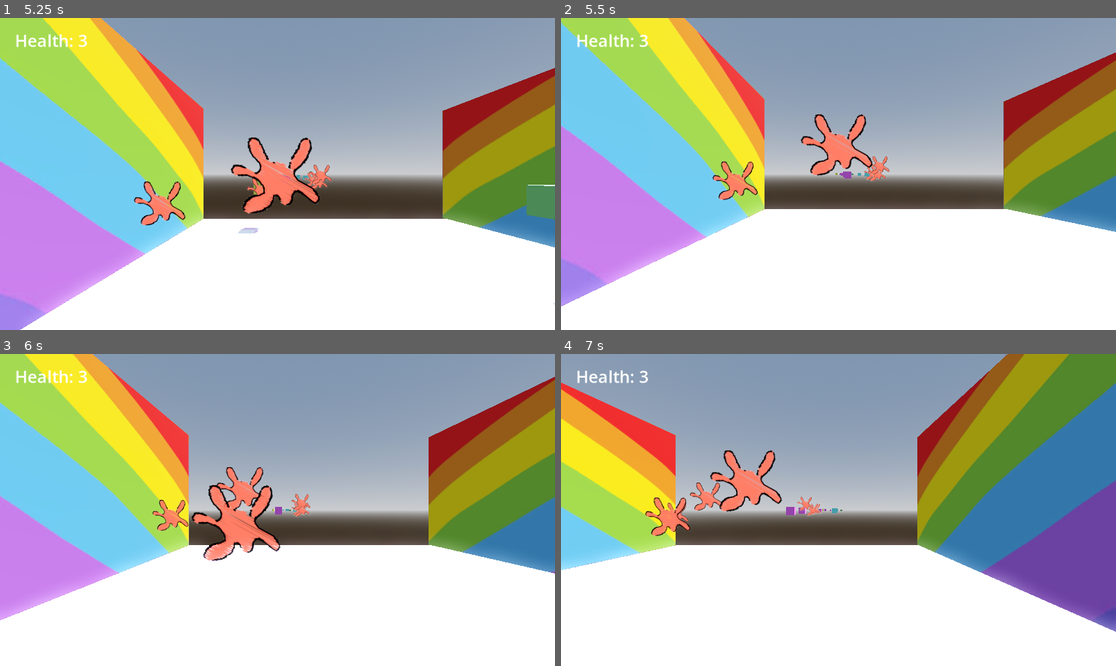
Above: before the commit, frames 1-4 (two rows, left to right).
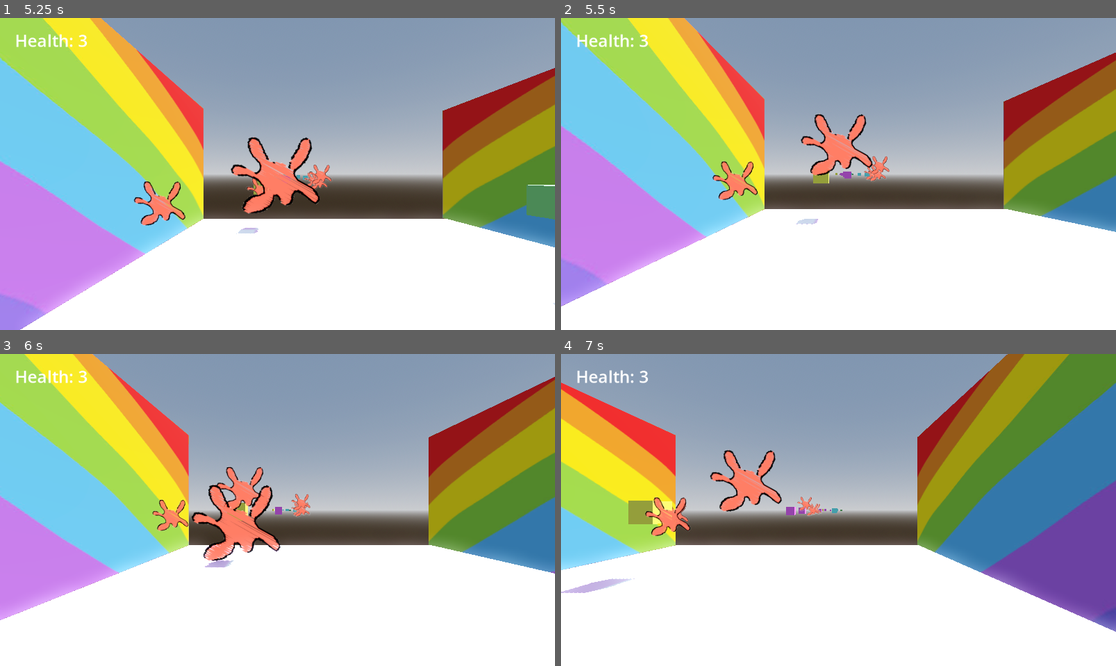
Above: after the commit, the same moments.

Repository: Ava-TU/ShooterGame_Assignment
Game: Godot game, scene res://Scenes/Level.tscn
The game is run twice, just before and just after one commit, with the same random seed, the same clock (stepped at 60 frames per second) and the same inputs. The project has no main scene, so this scene is started directly.
Inputs (mouse positions are in pixels of both pictures, inside the frame that each line leads up to):
- Up to frame 1 (5.25 s): tap Enter (ui_accept) at 0.5, 0.77, 1.52, 3.02, 3.77, 4.52 s; move the mouse to (249, 236) at 0.52 s; hold Up (ui_up) 0.53-2.03 s; click (249, 236) at 0.6 s; move the mouse to (444, 220) at 1.27 s; click (444, 220) at 1.35 s; move the mouse to (111, 127) at 2.02 s; hold A (left) 2.03-3.53 s; click (111, 127) at 2.1 s; move the mouse to (305, 174) at 2.77 s; click (305, 174) at 2.85 s; move the mouse to (194, 96) at 3.52 s; hold Down (ui_down) 3.53-4.28 s; click (194, 96) at 3.6 s; move the mouse to (399, 158) at 4.27 s; hold D (right) 4.28-5.03 s; click (399, 158) at 4.35 s; move the mouse to (166, 189) at 5.02 s; hold Up (ui_up) from 5.03 s (still down); click (166, 189) at 5.1 s
- Up to frame 2 (5.5 s): keep holding Up (ui_up)
- Up to frame 3 (6 s): move the mouse to (333, 441) at 5.77 s; release Up (ui_up) at 5.78 s; hold D (right) from 5.78 s (still down); click (333, 441) at 5.85 s
- Up to frame 4 (7 s): keep holding D (right); tap Enter (ui_accept) at 6.02, 6.77 s; move the mouse to (810, 572) at 6.52 s; click (810, 572) at 6.6 s

Frame 1 is identical in both runs. In frame 2, 0.1% of the frame differs, in the area x 42-49%, y 48-67%; in frame 3, 0.1%; in frame 4, 0.9%, in the area x 0-30%, y 41-77%.

Commit message:
score WORKS?

Diff:
--- a/shooter_assignment/Scripts/modules.gd
+++ b/shooter_assignment/Scripts/modules.gd
@@ -1,6 +1,8 @@
 extends Node3D
 
 @onready var level = $"../"
+@onready var score = $"../"
+
 var speed = 3
 
 # Called every frame. 'delta' is the elapsed time since the previous frame.
@@ -13,7 +15,8 @@
 
 func _on_hit_box_area_entered(_area: Area3D) -> void:
 	print ("Paint 1")
-	queue_free()
+	score.score += 100
+	print(score.score)
 
 
 func _on_area_3d_area_entered(_area: Area3D) -> void:
--- a/shooter_assignment/Scripts/paint.gd
+++ b/shooter_assignment/Scripts/paint.gd
@@ -1,7 +1,6 @@
 extends Area3D
 
 var speed = 2
-@export var score:int = 0
 
 func _process(delta):
 	position += transform.basis * Vector3(0, 0, -speed) * delta
@@ -13,7 +12,3 @@
 func _on_body_entered(_body: Node3D ) -> void:
 	print ("HIT")
 	queue_free()
-
-	if _body.is_in_group("Canvas"):
-		score += 100
-		print (score)
